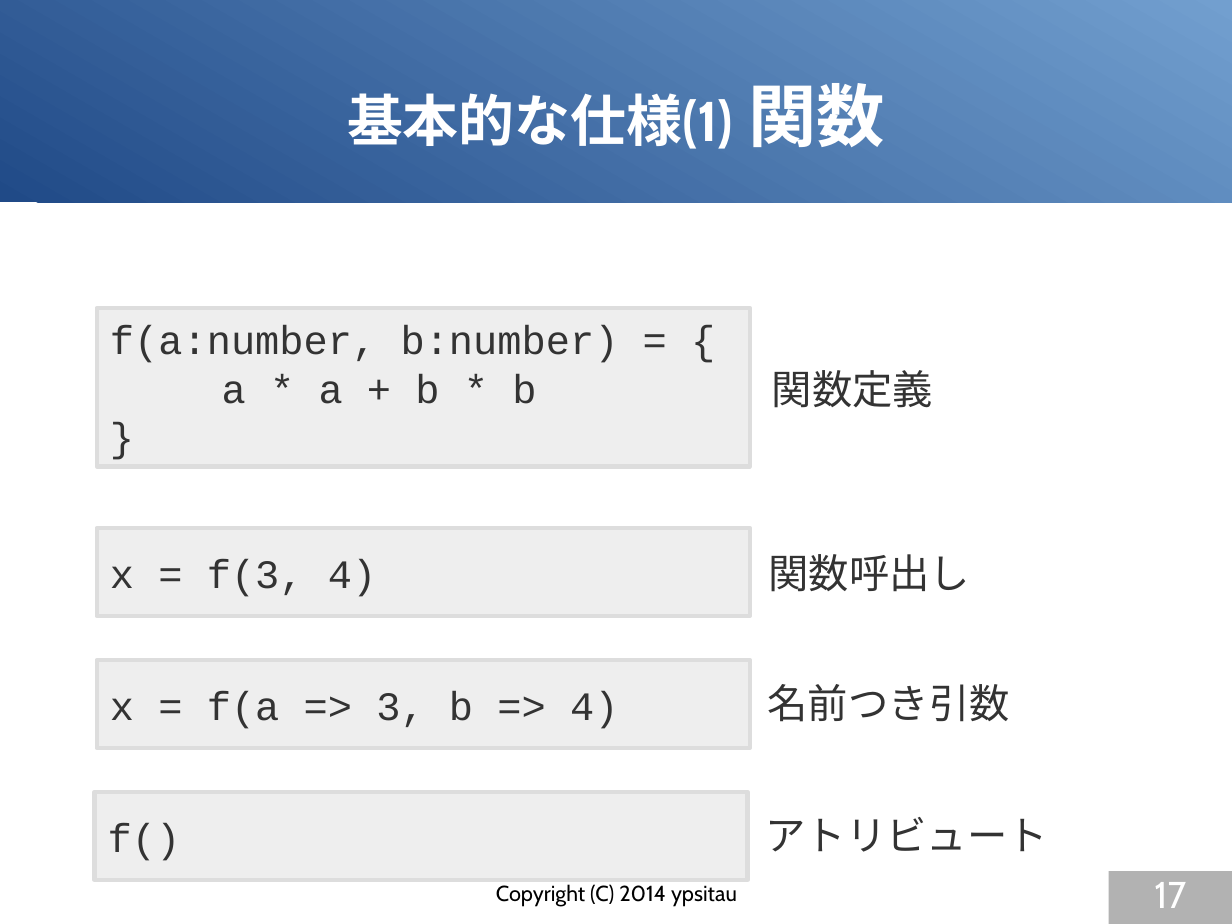
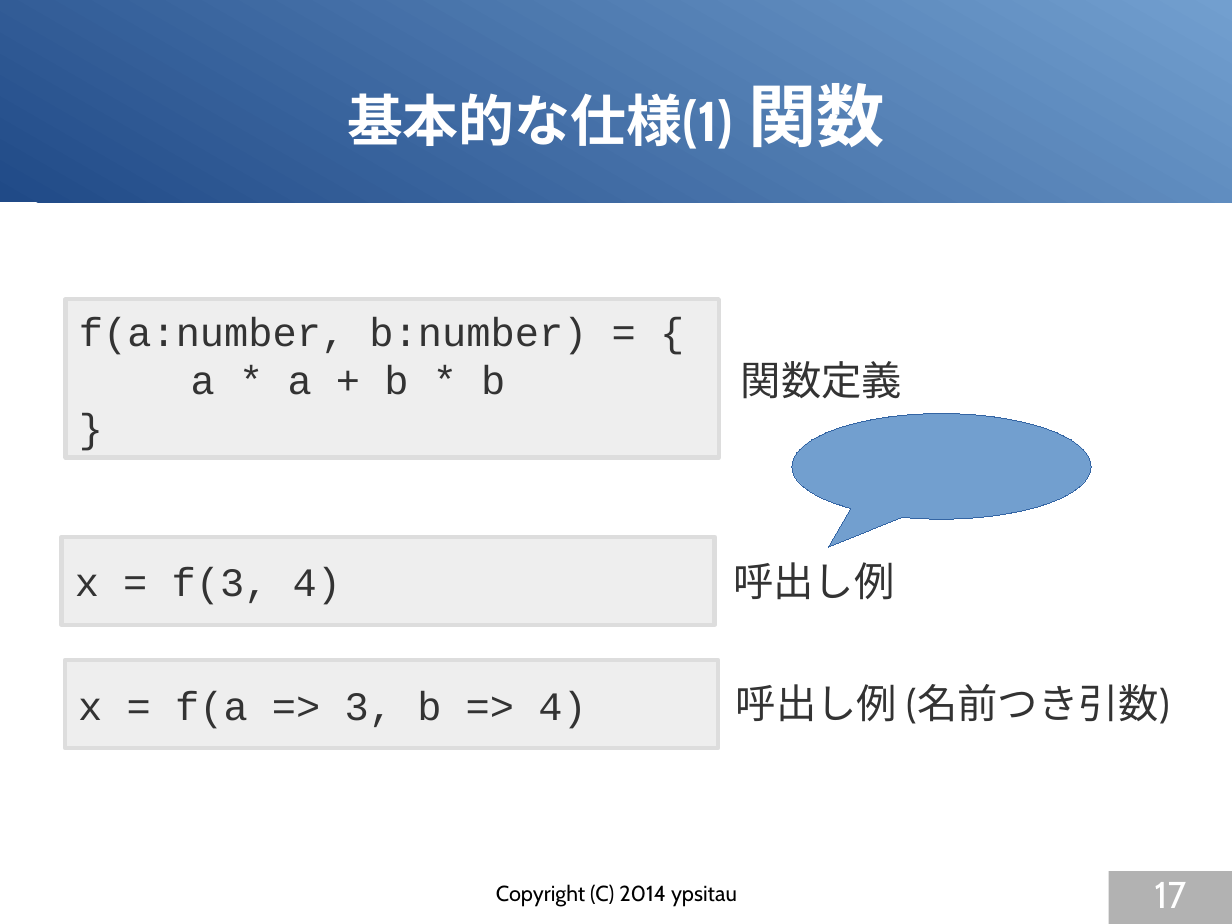
Before and after one commit to gura-lang/gura-doc, a slide deck: slide 17 of presentation/gura-introduction.odp. Drawn at 1232x924 pixels with LibreOffice and Linux fonts; fonts in the diff are those of the drawing. Boxes give left, top, right and bottom in pixels: in the first picture for what was removed or moved away, otherwise in the second. Text is boxed around its words. In the diff, an @@ line names an element or a change of style, - is before the commit and + after.

```diff
--- a/presentation/gura-introduction.odp
+++ b/presentation/gura-introduction.odp
@@ rectangle "f(a:number, b:number) = {": place and size @@
-rectangle "f(a:number, b:number) = {" at [97, 309, 750, 467]
+rectangle "f(a:number, b:number) = {" at [66, 300, 719, 458]
@@ text "関数定義": place and size @@
-text "関数定義" at [772, 370, 933, 408]
+text "関数定義" at [741, 361, 902, 399]
@@ speech bubble added at [793, 414, 1092, 519], fill #729FCF, outline #3465A4 0 pt @@
@@ rectangle "x = f(3, 4)": place and size @@
-rectangle "x = f(3, 4)" at [97, 528, 750, 616]
+rectangle "x = f(3, 4)" at [61, 537, 714, 625]
@@ text at [733, 562, 894, 600]: text changed @@
-関数呼出し
+呼出し例
@@ rectangle "x = f(a => 3, ...": place and size @@
-rectangle "x = f(a => 3, ..." at [97, 661, 750, 749]
+rectangle "x = f(a => 3, ..." at [65, 661, 718, 749]
@@ text at [736, 684, 1171, 724]: text changed @@
-名前つき引数
+呼出し例 (名前つき引数)
@@ rectangle removed at [95, 793, 748, 881] @@
-f()
@@ text removed at [765, 817, 1048, 852] @@
-アトリビュート
```
Also in this commit, not shown: 7 other slides changed, 2 slides added, 1 slide removed.
